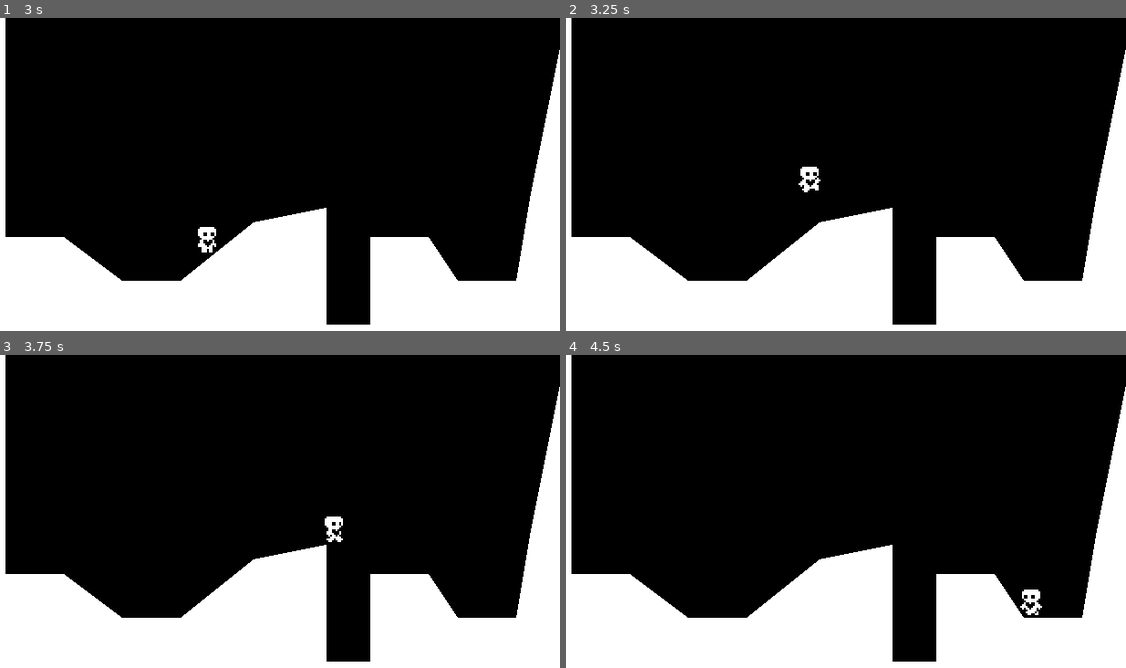
Above: before the commit, frames 1-4 (two rows, left to right).
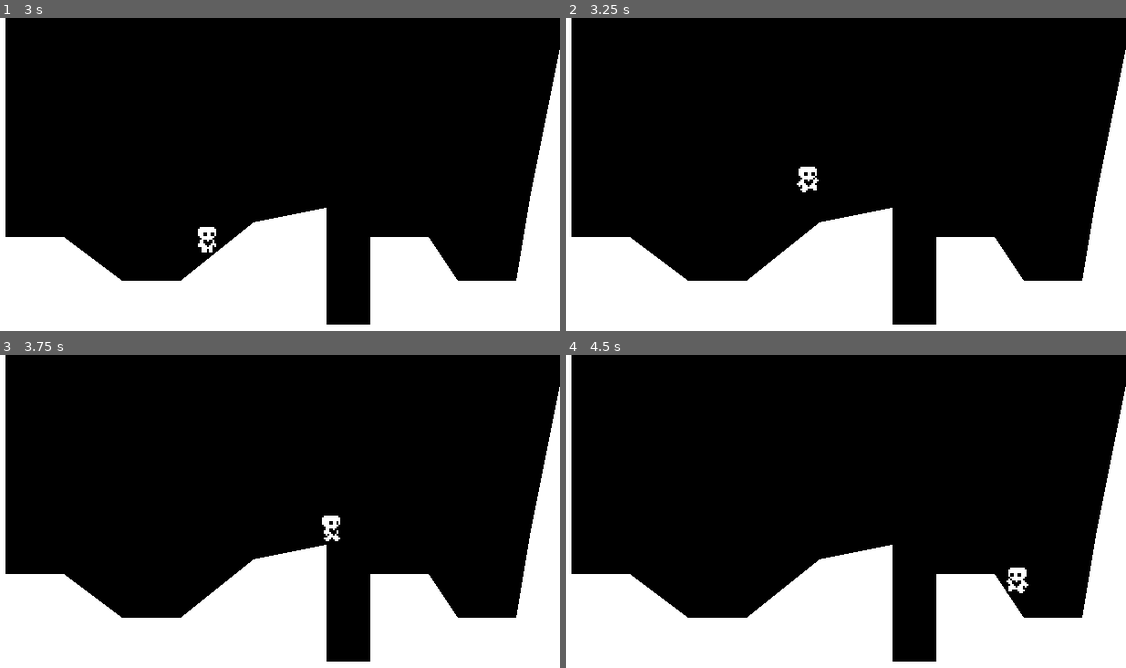
Above: after the commit, the same moments.

Repository: KadirKuruca/GodotPlatformer2D
Game: Godot game, scene res://scenes/world.tscn
Two runs of this game, one before a commit and one after it. Both use one fixed random seed, a clock stepped at 60 frames per second and the inputs below.
Inputs:
- Up to frame 1 (3 s): hold Right (ui_right) 0.53-2.03 s; tap Up (ui_up) at 0.77, 1.52 s; hold Left (ui_left) 2.03-2.78 s; hold Right (ui_right) from 2.78 s (still down)
- Up to frame 2 (3.25 s): keep holding Right (ui_right); tap Up (ui_up) at 3.02 s
- Up to frame 3 (3.75 s): keep holding Right (ui_right)
- Up to frame 4 (4.5 s): tap Up (ui_up) at 3.77 s; release Right (ui_right) at 4.28 s; hold Left (ui_left) from 4.28 s (still down)

Frame 1 is identical in both runs. In frame 2, 0.1% of the frame differs, in the area x 41-46%, y 47-56%; in frame 3, 0.1%; in frame 4, 0.4%, in the area x 78-86%, y 67-84%.

Commit message:
Implement air_acceleration to player
refactor code

Diff:
--- a/PlayerMovementData.gd
+++ b/PlayerMovementData.gd
@@ -7,3 +7,4 @@
 @export var jump_velocity = -300.0
 @export var gravity_scale = 1.0
 @export var air_resistance = 200.0
+@export var air_accelaration = 400.0
--- a/scenes/player.gd
+++ b/scenes/player.gd
@@ -10,11 +10,8 @@
 	apply_gravity(delta)
 	handle_jump()
 	var input_axis = Input.get_axis("ui_left", "ui_right")
-	if input_axis != 0:
-		velocity.x = move_toward(velocity.x, movement_data.speed * input_axis, movement_data.acceleration * delta)
-	if input_axis == 0 and is_on_floor():
-		velocity.x = move_toward(velocity.x, 0, movement_data.friction * delta)
-
+	handle_acceleration(input_axis, delta)
+	apply_friction(input_axis, delta)
 	apply_air_resistance(input_axis, delta)
 	update_animations(input_axis)
 	var was_on_floor = is_on_floor()
@@ -22,6 +19,17 @@
 	var just_left_ledge = was_on_floor and not is_on_floor() and velocity.y >= 0
 	if just_left_ledge:
 		coyote_jump_timer.start()
+
+func handle_acceleration(input_axis, delta):
+	if input_axis != 0:
+		if is_on_floor():
+			velocity.x = move_toward(velocity.x, movement_data.speed * input_axis, movement_data.acceleration * delta)
+		else:
+			velocity.x = move_toward(velocity.x, movement_data.speed * input_axis, movement_data.air_accelaration * delta)
+
+func apply_friction(input_axis, delta):
+	if input_axis == 0 and is_on_floor():
+		velocity.x = move_toward(velocity.x, 0, movement_data.friction * delta)
 
 func apply_gravity(delta):
 	if not is_on_floor():
